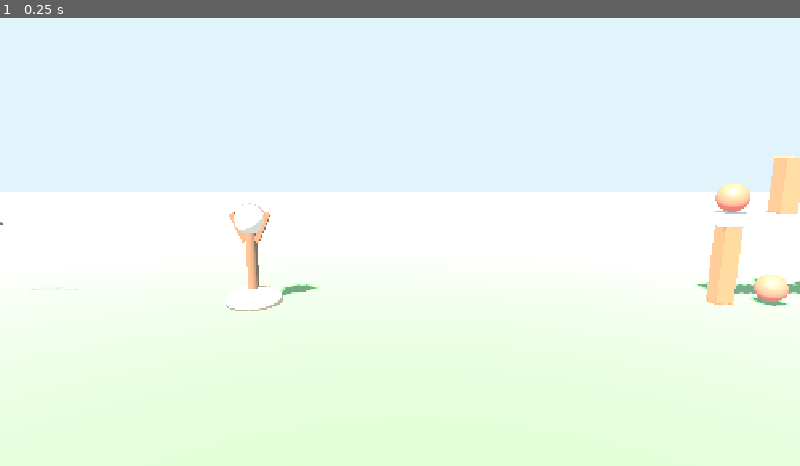
Above: before the commit, frame 1.
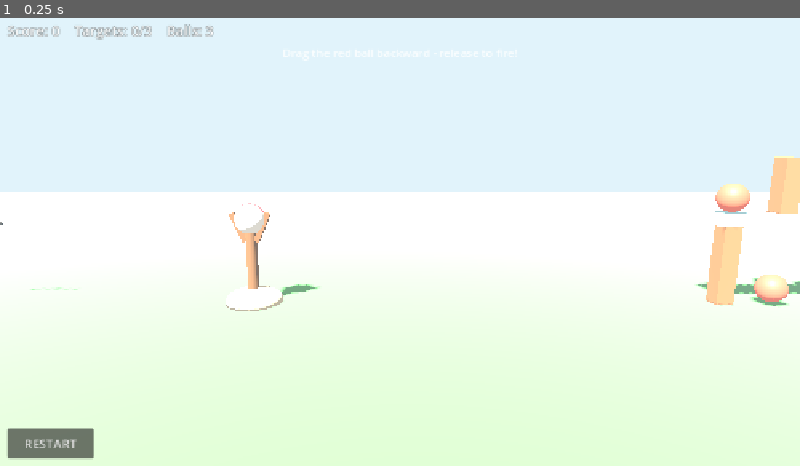
Above: after the commit, the same moment.

Repository: tayo6/hagry-bird
Game: Godot game, scene res://main.tscn
Two runs of this game, one before a commit and one after it. Both use one fixed random seed, a clock stepped at 60 frames per second and the inputs below.
Inputs:
- Up to frame 1 (0.25 s): no input

The runs differ from the first frame. In frame 1, 1.1% of the frame differs, in the area x 0-39%, y 1-99%.

Commit message:
Update game.gd

Diff:
--- a/game/game.gd
+++ b/game/game.gd
@@ -33,6 +33,7 @@
 
 	hud = Hud.new(self)
 	hud.name = "Hud"
+	add_child(hud)
 	hud.bind(state)
 	hud.restart_button.pressed.connect(restart_level)
 	hud.sound_toggle.toggled.connect(
